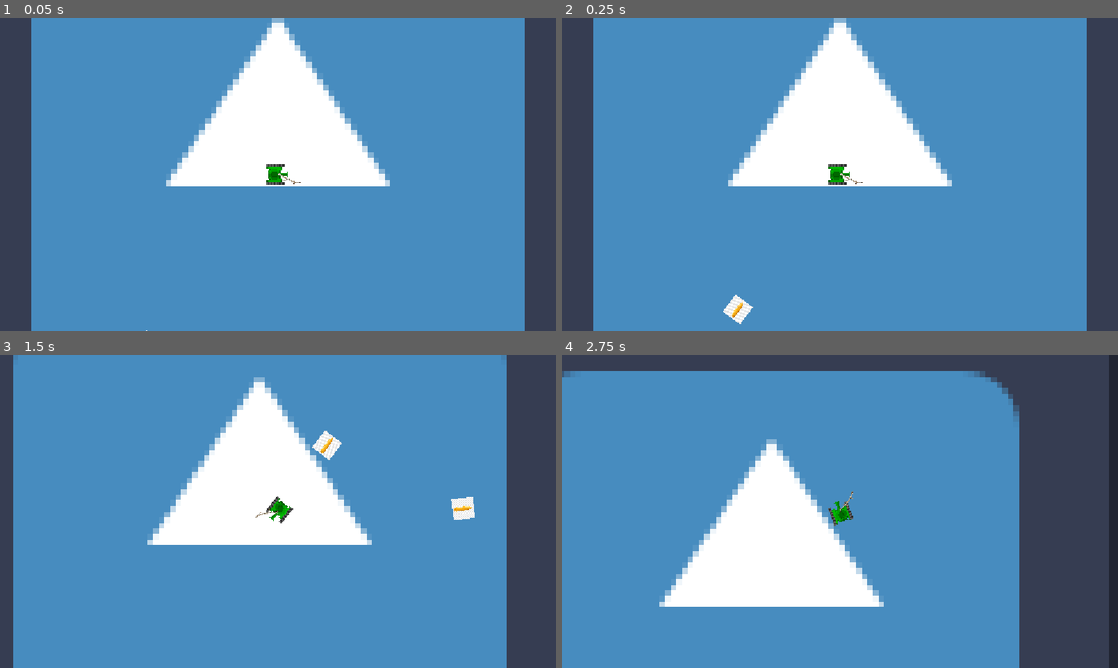
Above: before the commit, frames 1-4 (two rows, left to right).
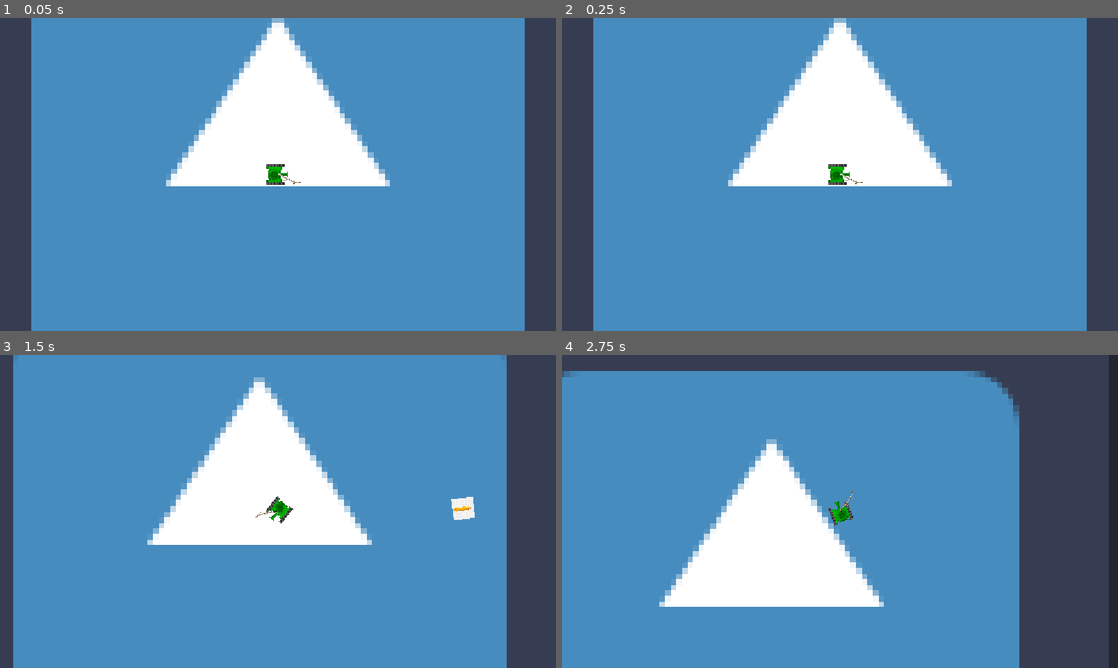
Above: after the commit, the same moments.

Repository: matveinaumov/Rogue-tank
Game: Godot game, scene res://scenes/game.tscn
The game is run twice, just before and just after one commit, with the same random seed, the same clock (stepped at 60 frames per second) and the same inputs. The engine's default icon, where the game draws it, is replaced by a stand-in: a white triangle on a blue panel in a dark square.
Inputs (mouse positions are in pixels of both pictures, inside the frame that each line leads up to):
- Up to frame 1 (0.05 s): no input
- Up to frame 2 (0.25 s): no input
- Up to frame 3 (1.5 s): move the mouse to (400, 495) at 0.52 s; hold D (right) 0.53-1.28 s; click (400, 495) at 0.67 s; move the mouse to (166, 527) at 1.27 s; hold S (down) from 1.28 s (still down)
- Up to frame 4 (2.75 s): move the mouse to (895, 442) at 2.02 s; release S (down) at 2.03 s; hold D (right) from 2.03 s (still down)

The runs differ from the first frame. In frame 1, less than 0.1% of the frame differs, in the area x 26-27%, y 99-100%; in frame 2, 0.3%; in frame 3, 0.3%, in the area x 56-62%, y 24-34%; in frame 4, nothing differs.

Commit message:
bladadladsasfa

Diff:
--- a/scenes/game.tscn
+++ b/scenes/game.tscn
@@ -2,7 +2,6 @@
 
 [ext_resource type="PackedScene" uid="uid://cmgxcv1h1h6b3" path="res://scenes/player.tscn" id="1_uwrxv"]
 [ext_resource type="Texture2D" uid="uid://dkvgx8jxeaal8" path="res://icon.svg" id="1_yqjtg"]
-[ext_resource type="PackedScene" uid="uid://dpcir2bayl4di" path="res://scenes/bullet.tscn" id="3_lnu2h"]
 
 [node name="game" type="Node2D" unique_id=447928236]
 
@@ -11,6 +10,3 @@
 texture = ExtResource("1_yqjtg")
 
 [node name="Player" parent="." unique_id=982573507 instance=ExtResource("1_uwrxv")]
-
-[node name="bullet" parent="." unique_id=1208591943 instance=ExtResource("3_lnu2h")]
-position = Vector2(-94, 124)
--- a/scripts/dulo.gd
+++ b/scripts/dulo.gd
@@ -15,7 +15,6 @@
 # Called every frame. 'delta' is the elapsed time since the previous frame.
 func _process(delta: float) -> void:
 	look_at(get_global_mouse_position())
-	print(%reload.time_left)
 
 func _input(event: InputEvent) -> void:
 	if(event is InputEventMouseButton and event.is_pressed() and %reload.time_left ==0.0):
